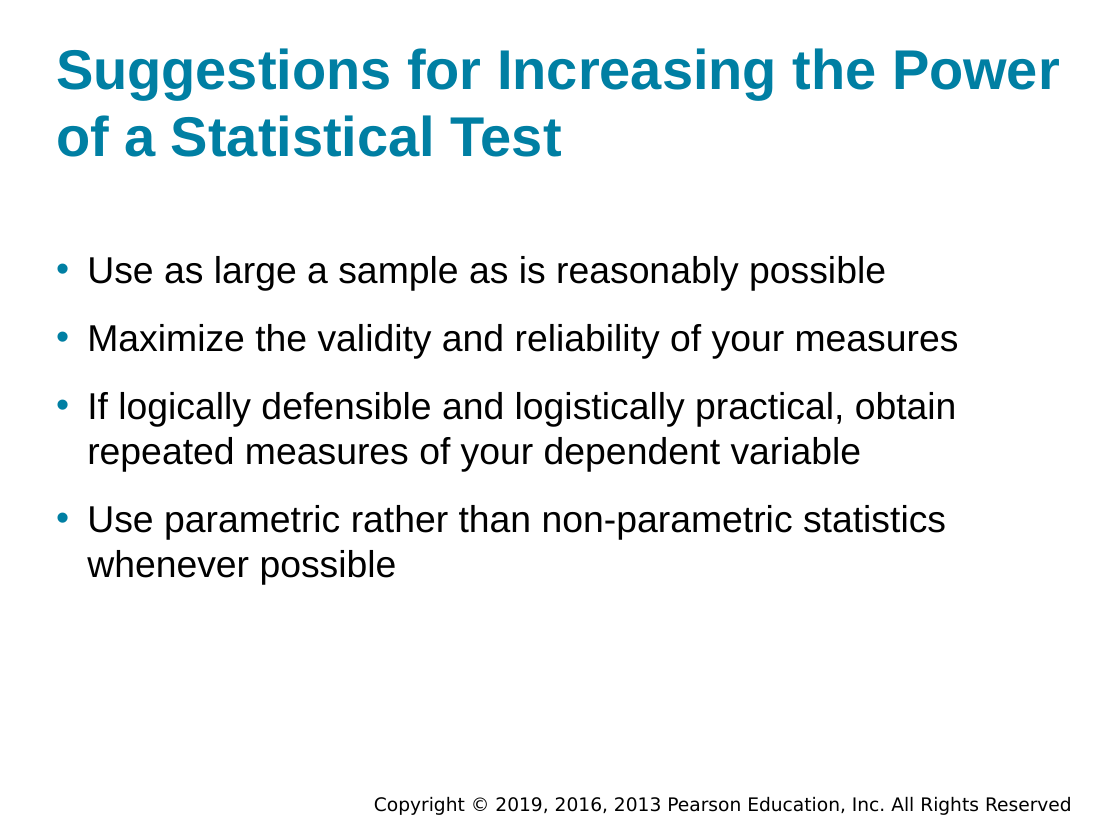
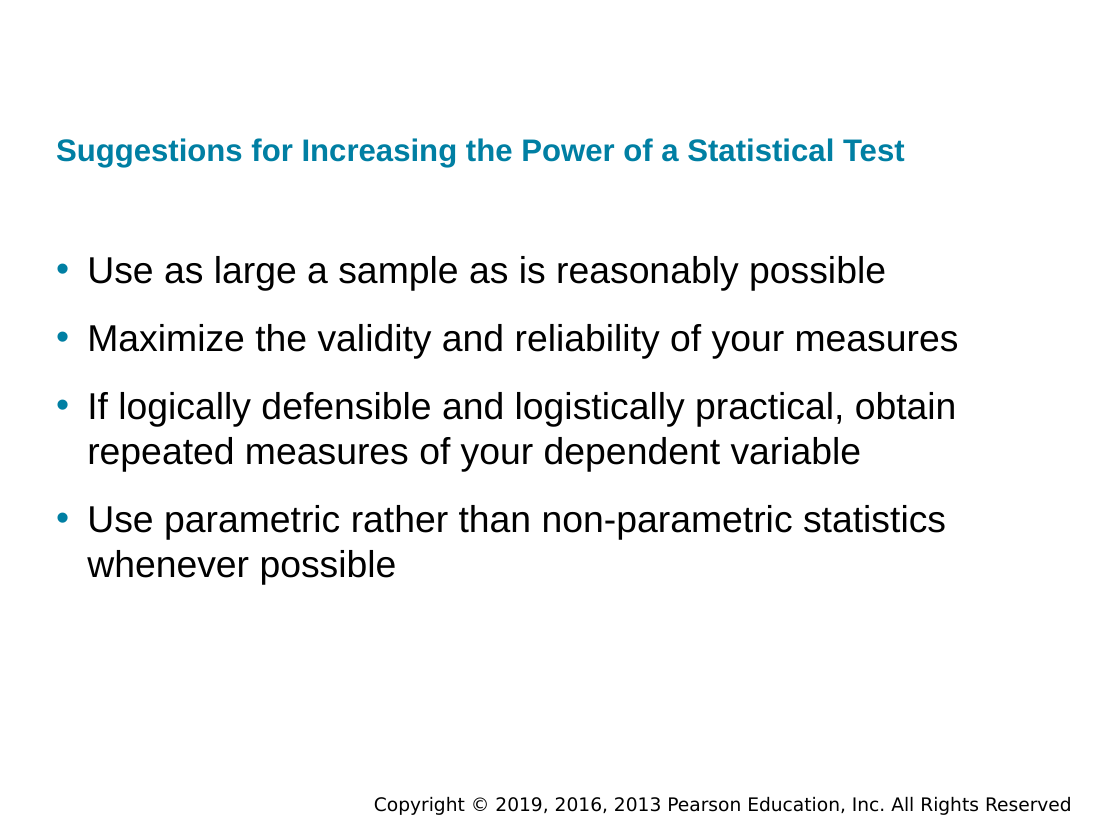
Before and after one commit to shakiliitju/Masters-in-IT, a slide deck: slide 30 of Chapter Two 1447/CSC 621 Research Methods/Lectures/Ch-11-PPTaccessible.pptx. Drawn at 1120x840 pixels with LibreOffice and Linux fonts; fonts in the diff are those of the drawing; background and template pictures are left out. Boxes give left, top, right and bottom in pixels: in the first picture for what was removed or moved away, otherwise in the second. Text is boxed around its words. In the diff, an @@ line names an element or a change of style, - is before the commit and + after.

```diff
--- a/Chapter Two 1447/CSC 621 Research Methods/Lectures/Ch-11-PPTaccessible.pptx
+++ b/Chapter Two 1447/CSC 621 Research Methods/Lectures/Ch-11-PPTaccessible.pptx
@@ title "Suggestions for Increasing the Power ..." moved from (x1=56, y1=48, x2=1060, y2=157) to (x1=56, y1=138, x2=905, y2=168) @@
@@ title "Suggestions for Increasing the Power ..." at (x1=56, y1=138, x2=905, y2=168): size 36 to 20 pt @@
```
Also in this commit, not shown: 2 other slides changed, 9 other files.
